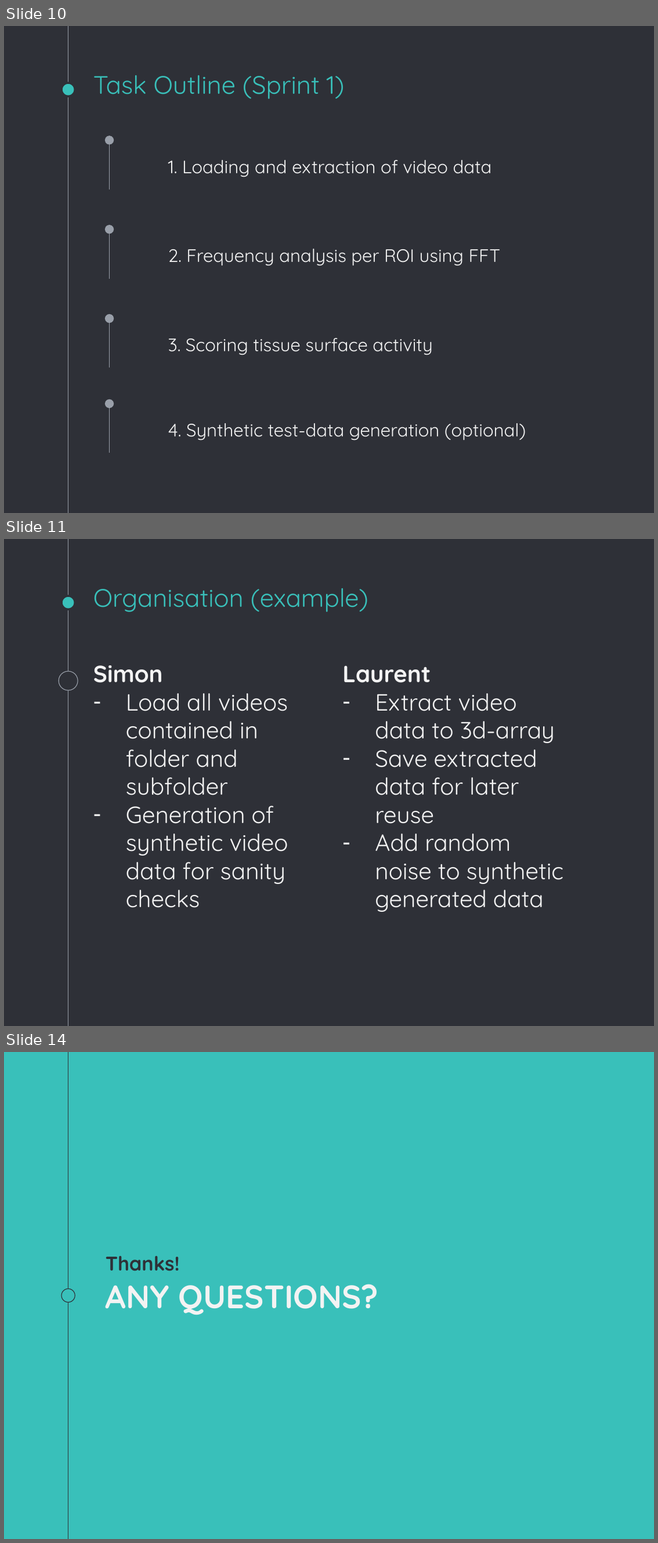
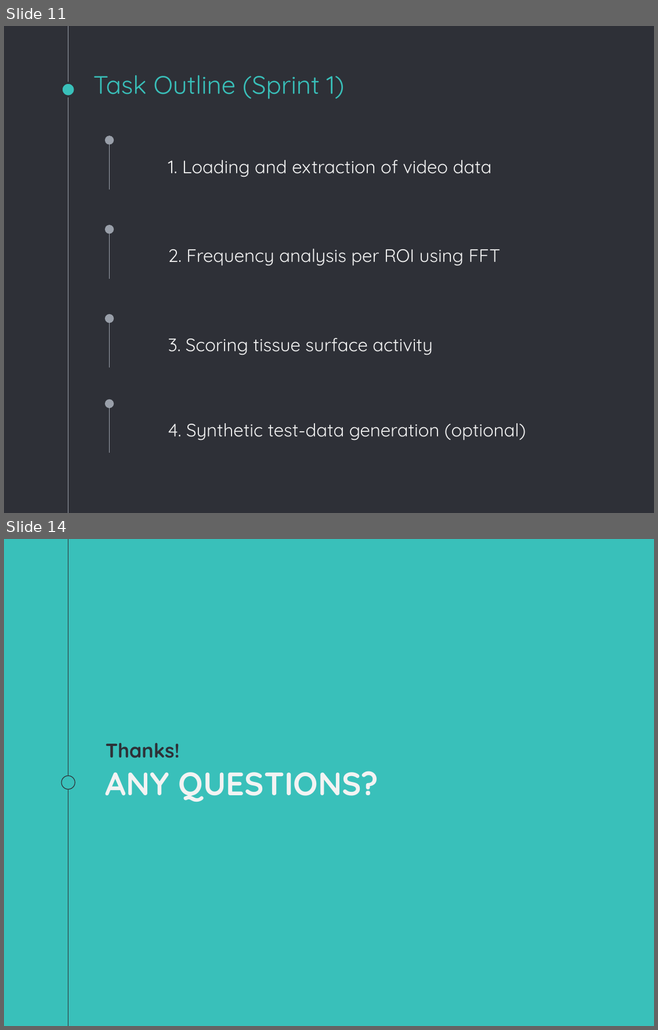
Before and after one commit to SimuJenni/RD-project, a slide deck: doc/initial-plan.pptx. Shown one above the other, each under a label of ours: slides 10, 11 and 14 before the commit, slides 11 and 14 after it; the slides between them are not shown. The pictures are 658x1543 and 658x1030 pixels, drawn with LibreOffice and Linux fonts; fonts in the diff are those of the drawing. Boxes give left, top, right and bottom in pixels: in the first picture for what was removed or moved away, otherwise in the second. Text is boxed around its words. In the diff, an @@ line names an element or a change of style, - is before the commit and + after.

```diff
--- a/doc/initial-plan.pptx
+++ b/doc/initial-plan.pptx
@@ slide 11 removed at box(4, 539, 654, 1026), background #2E3037; not listed: 2 template elements that a slide beside it also shows @@
@@ title removed at box(93, 588, 368, 612) @@
-Organisation (example)
@@ ellipse removed at box(59, 671, 78, 690) @@
@@ text removed at box(93, 665, 288, 908) @@
-Simon
-– Load all videos contained in folder and subfolder
-– Generation of synthetic video data for sanity checks
@@ text removed at box(342, 665, 564, 912) @@
-Laurent
-– Extract video data to 3d-array
-– Save extracted data for later reuse
-– Add random noise to synthetic generated data
@@ what was slide 10 is now slide 11 @@
```
Also in this commit, not shown: 3 slides changed, 2 slides added, 1 other slide removed, 2 other files.
